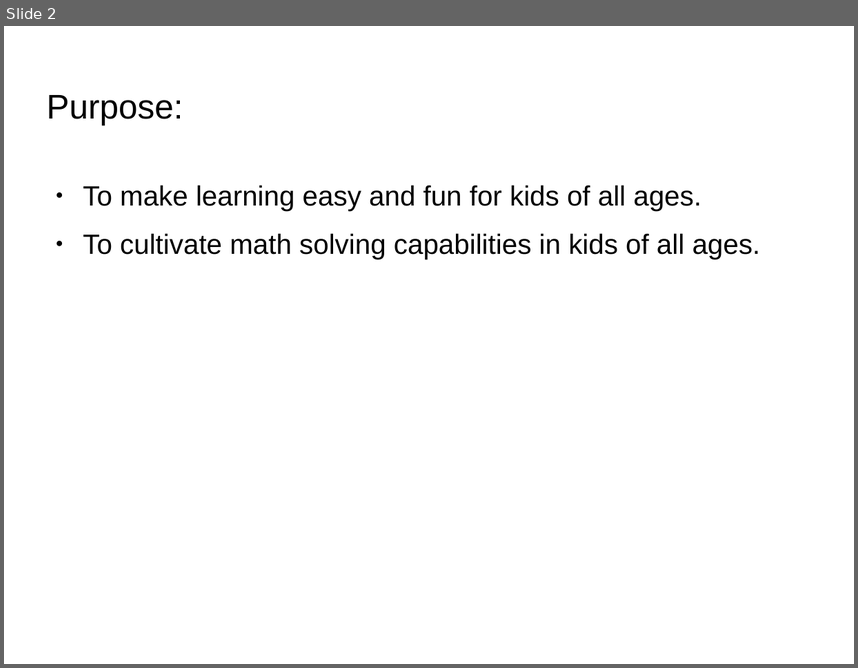
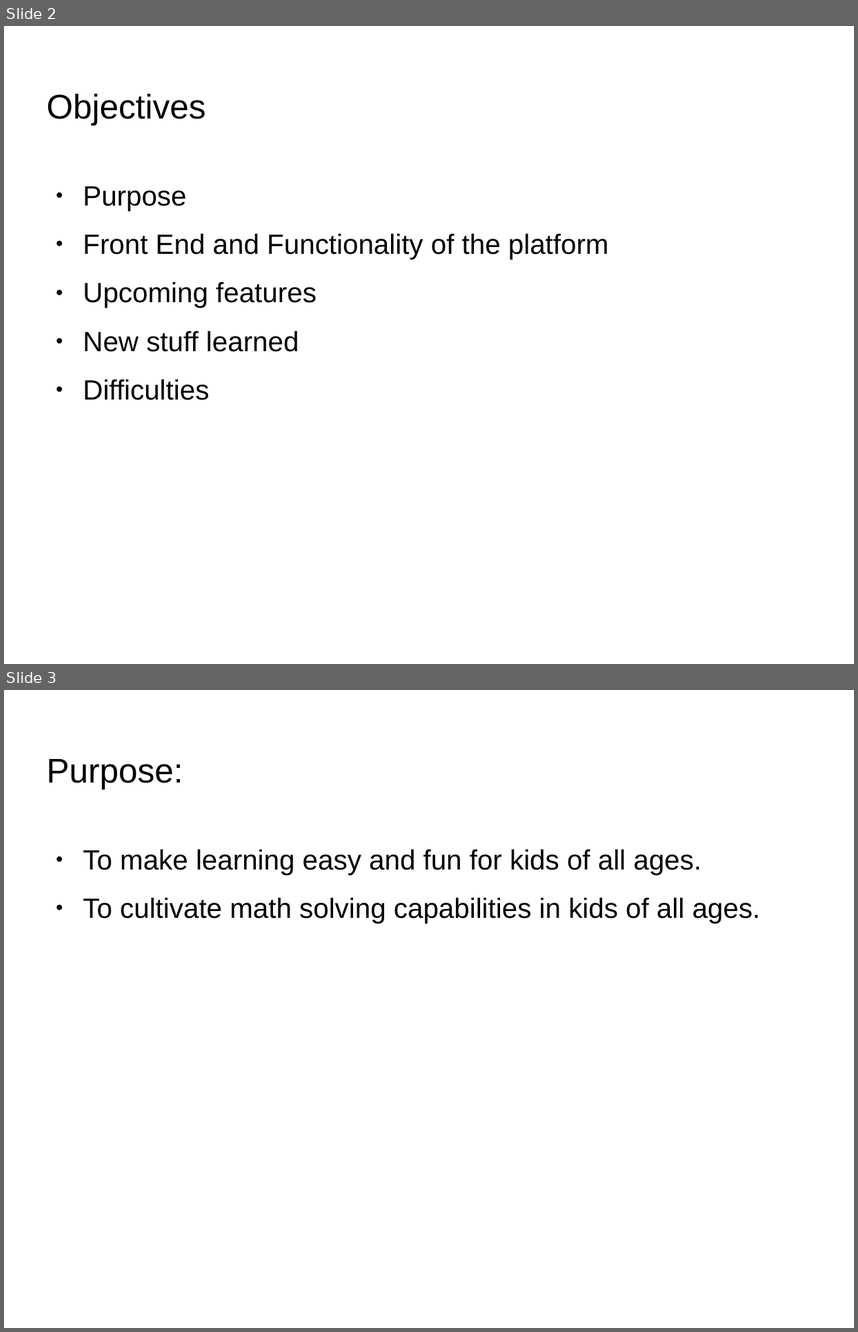
Before and after one commit to DanCarl857/Math-Learning-using-Javascript, a slide deck: e-learning platform.odp. Shown one above the other, each under a label of ours: slide 2 before the commit, slides 2 and 3 after it. The pictures are 858x668 and 858x1332 pixels, drawn with LibreOffice and Linux fonts; fonts in the diff are those of the drawing; background and template pictures are left out. Boxes give left, top, right and bottom in pixels: in the first picture for what was removed or moved away, otherwise in the second. Text is boxed around its words. In the diff, an @@ line names an element or a change of style, - is before the commit and + after.

```diff
--- a/e-learning platform.odp
+++ b/e-learning platform.odp
@@ slide 2 added at box(4, 26, 854, 664), background picture (left out) @@
@@ title added at box(47, 94, 206, 125), 31.9 pt, text #000000 @@
+Objectives
@@ text added at box(83, 186, 609, 400), 26 pt, text #000000 @@
+● Purpose
+● Front End and Functionality of the platform
+● Upcoming features
+● New stuff learned
+● Difficulties
@@ what was slide 2 is now slide 3 @@
```
Also in this commit, not shown: 2 slides changed, 1 other slide added, 3 other files.
